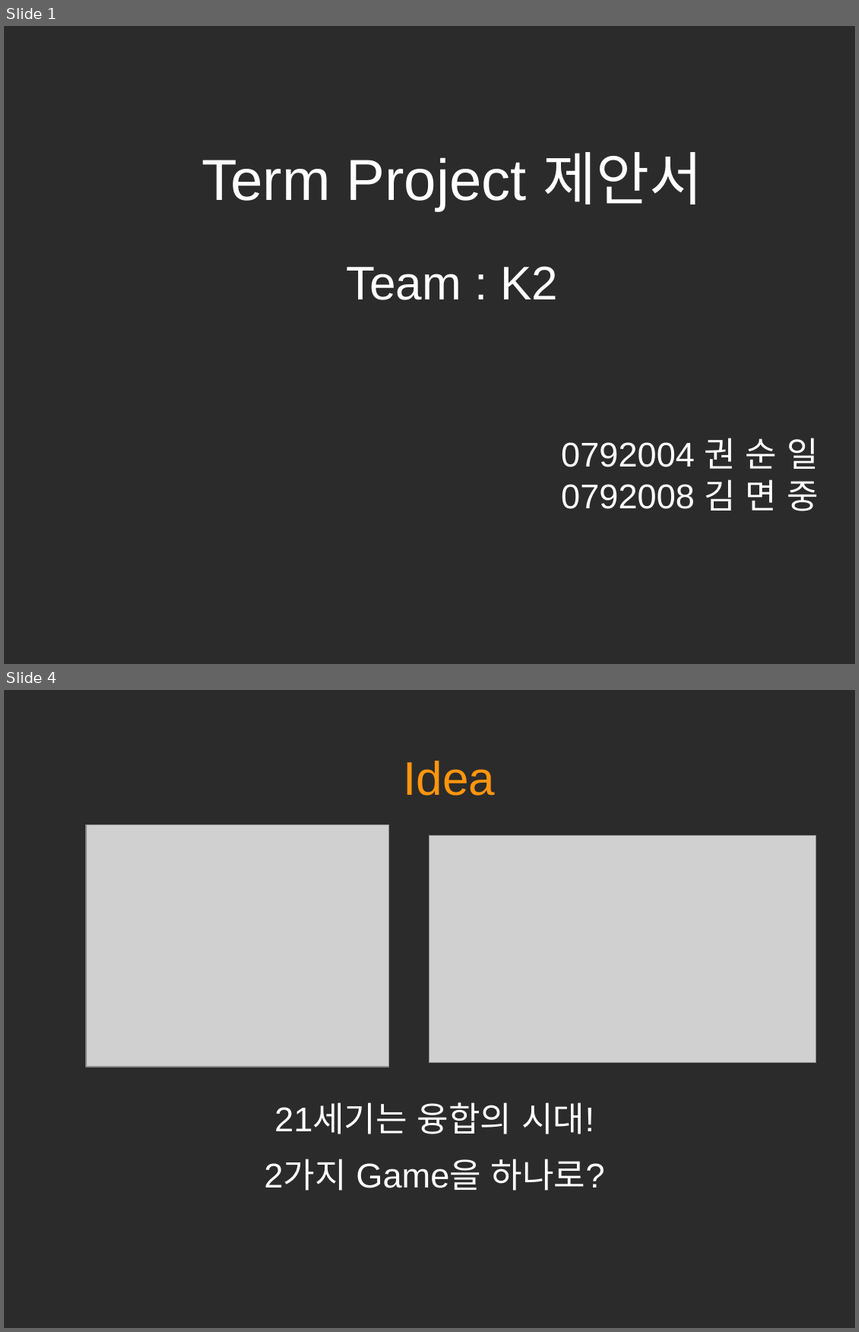
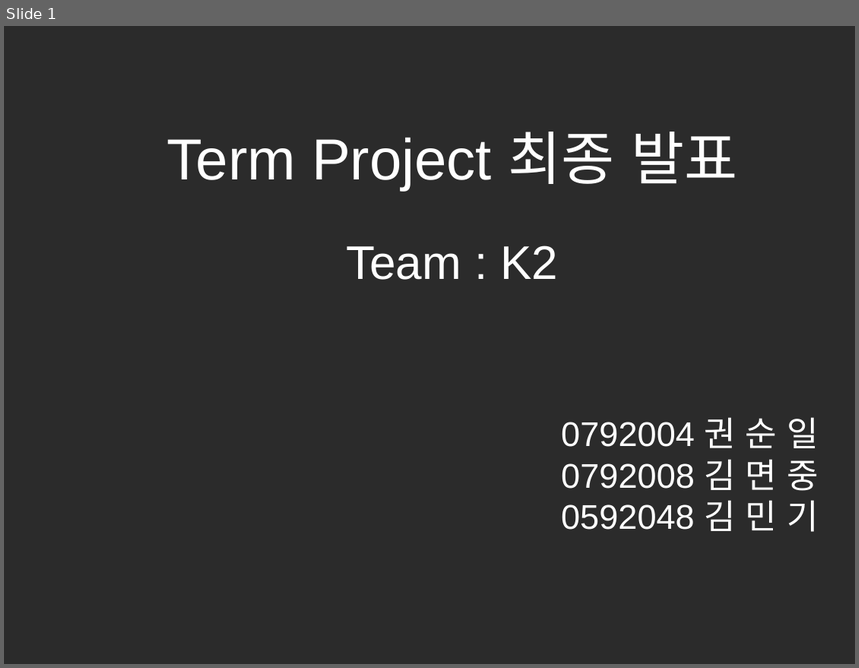
Before and after one commit to hl1itj/Team3, a slide deck: doc/term project 발표자료.odp. Shown one above the other, each under a label of ours: slides 1 and 4 before the commit, slide 1 after it; the slides between them are not shown. The pictures are 859x1332 and 859x668 pixels, drawn with LibreOffice and Linux fonts; fonts in the diff are those of the drawing; grey boxes stand for pictures; background and template pictures are left out; a plain dark background stands for a picture behind light text. Boxes give left, top, right and bottom in pixels: in the first picture for what was removed or moved away, otherwise in the second. Text is boxed around its words. In the diff, an @@ line names an element or a change of style, - is before the commit and + after.

```diff
--- a/doc/term project 발표자료.odp
+++ b/doc/term project 발표자료.odp
@@ slide 4 removed at (4, 690, 855, 1328), background picture (left out) @@
@@ title removed at (403, 761, 495, 796) @@
-Idea
@@ picture removed at (86, 825, 389, 1067) @@
@@ picture removed at (430, 836, 816, 1062) @@
@@ text removed at (264, 1103, 605, 1191) @@
-21세기는 융합의 시대!
-2가지 Game을 하나로?
@@ slide 1 changed as well @@
@@ subtitle at (167, 132, 737, 190): text changed @@
-Term Project 제안서
+Term Project 최종 발표
@@ subtitle at (561, 500, 819, 532): paragraph added @@
+0592048 김 민 기
```
Also in this commit, not shown: 2 other slides changed, 4 slides added, 4 other slides removed, 2 other files.
